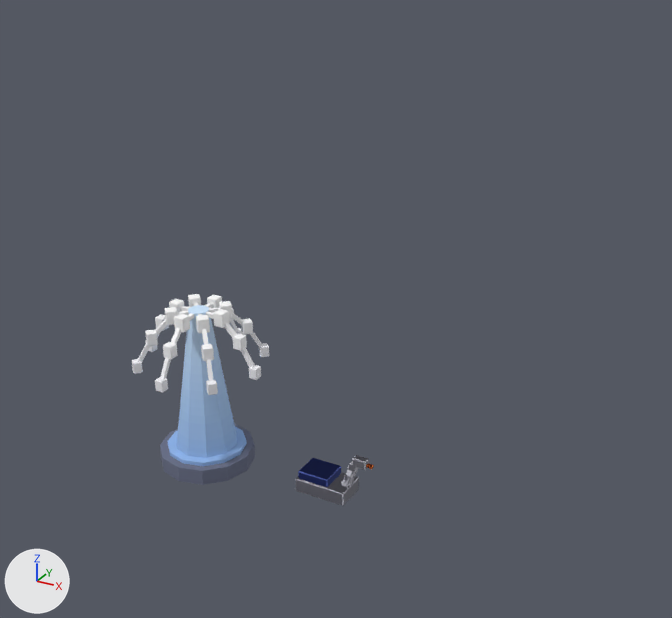
The glTF model public/assets/toycar/set-boating-lake.glb as it was, and as the next commit left it.
Both versions are drawn from a 50 mm lens placed at (6.34, -8.13, 6.54), pointed at (1.88, -0.03, 2.49). Arrows for +X, +Y and +Z are at lower left; the lights stay in place. The first picture is the older version. Where no turn or scale is listed for an object, it has been applied to the vertices. Vertices at exactly the same position are counted once.

Names of what the first picture shows: 'anim_bob:h=0.35:p=2.6', 'anim_path:c=pedalo:p=80:o=0.667:f=1+bob:h=0.03:p=2.2#2', 'lake'.
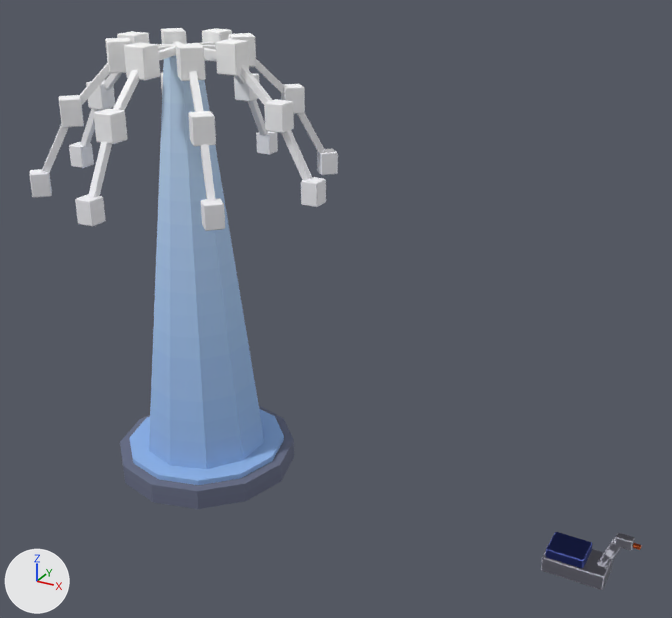
Pixel boxes [x1, y1, x2, y2] of what changed, in the pictures (672 x 618 px; the box of a moved part takes in the faces that stretch with it):
'lake', reshaped (82% wider, 151% taller): before [160, 305, 255, 485]; after [120, 55, 294, 509]
'anim_bob:h=0.5:p=2.6', added: after [29, 28, 338, 231]
'anim_bob:h=0.35:p=2.6', deleted: before [132, 294, 269, 395]
'anim_path:c=pedalo:p=110:o=0.250:f=1+bob:h=0.03:p=2.2#1', added: after [541, 532, 641, 590]
'anim_path:c=pedalo:p=80:o=0.667:f=1+bob:h=0.03:p=2.2#2', deleted: before [296, 455, 374, 506]
part 1 of me_lake, moved or reshaped: before [160, 423, 255, 485]; after [120, 406, 294, 509]
part 2 of me_lake, moved or reshaped: before [167, 427, 247, 466]; after [130, 409, 284, 485]
part 3 of me_lake, moved or reshaped: before [177, 305, 237, 458]; after [149, 55, 264, 469]

The change in detail:
me_lake is used by ob_lake; location (0.0, 0.0, 0.0).
me_lake had 68 vertices, 124 faces and spanned x -0.6..0.6, y -0.6..0.6, z 0.0..2.08.
me_lake now has 68 vertices, 124 faces and spans x -1.1..1.1, y -1.1..1.1, z 0.0..5.03.
me_lake part 1: the loose piece of 24 vertices spanning x -0.6..0.6, y -0.6..0.6, z 0.0..0.2 is scaled about the mesh origin by (1.83, 1.83, 1.25).
me_lake part 2: the loose piece of 24 vertices spanning x -0.5..0.5, y -0.5..0.5, z 0.2..0.25 is scaled about the mesh origin by (1.95, 1.95, 1.25).
me_lake part 3: 20 of 68 vertices moved; they spanned x -0.38..0.38, y -0.4..0.4, z 0.22..2.08 and now span x -0.71..0.71, y -0.75..0.75, z 0.28..5.03; mean shift (0.0, 0.0, 1.5); largest move (0.07, 0.1, 2.08) -> (0.12, 0.16, 5.03).
Mesh me_anim_path_c_pedalo_p_110_o_0_250_f_1_bob_h_0_03_p_2_2_1 is new.
It has 120 vertices, 220 faces and spans x -0.325..0.6, y -0.2..0.2, z 0.0..0.581.
It uses material mat_colormap (picture img_colormap_png).
Mesh me_anim_bob_h_0_5_p_2_6 is new.
It has 768 vertices, 1344 faces and spans x -1.7..1.7, y -1.7..1.7, z -1.23..0.36.
It uses material mat_colormap (picture img_colormap_png).
Object 'anim_bob:h=0.35:p=2.6' (ob_anim_bob_h_0_35_p_2_6) is deleted.
Object 'anim_path:c=pedalo:p=80:o=0.667:f=1+bob:h=0.03:p=2.2#2' (ob_anim_path_c_pedalo_p_80_o_0_667_f_1_bob_h_0_03_p_2_2_2) is deleted.
Object 'anim_path:c=pedalo:p=110:o=0.250:f=1+bob:h=0.03:p=2.2#1' (ob_anim_path_c_pedalo_p_110_o_0_250_f_1_bob_h_0_03_p_2_2_1) is new; it shows me_anim_path_c_pedalo_p_110_o_0_250_f_1_bob_h_0_03_p_2_2_1.
Its location is (4.75, 0.0, 0.09).
Object 'anim_bob:h=0.5:p=2.6' (ob_anim_bob_h_0_5_p_2_6) is new; it shows me_anim_bob_h_0_5_p_2_6.
Its location is (0.0, 0.0, 4.85).
